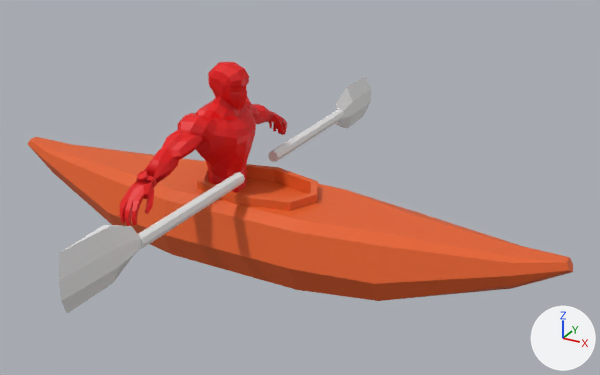
The FBX model Assets/Assets/kayak.fbx as it was, and as the next commit left it.
Rendered twice from a camera (50 mm lens) standing at (2.57, -4.11, 2.65) and looking at (0.25, 0.11, 0.54). The axes (+X, +Y, +Z) are drawn at lower right. The lights are the same throughout. Where no turn or scale is listed for an object, it has been applied to the vertices.

Objects in the first picture: 'Char', 'Kayak', 'PaddleLeft', 'PaddleRight'.
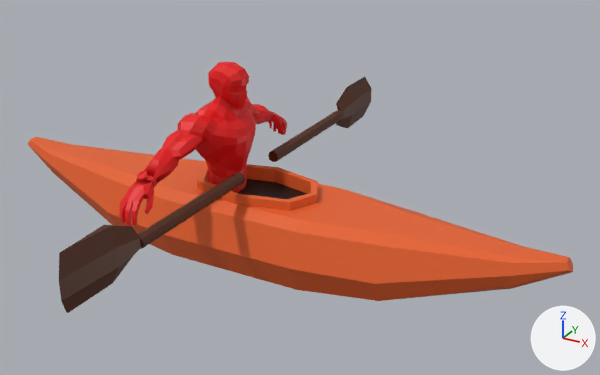
Boxes [x1, y1, x2, y2] around the edits, measured in the pictures (600 x 375 px):
```json
{"object": "PaddleRight", "change": "recoloured", "before": [59, 172, 245, 313], "after": [59, 172, 245, 313], "on screen": "grey to brown"}
{"object": "PaddleLeft", "change": "recoloured", "before": [268, 77, 371, 162], "after": [268, 77, 371, 162], "on screen": "grey to brown"}
{"part": 1, "of": "me_kayak", "change": "recoloured", "before": [237, 179, 307, 199], "after": [237, 179, 307, 199], "on screen": "orange to black"}
```

Scene script edits in JSON lines:
```json
{"op": "add", "block": "mat_material_002", "code": ["mat_material_002 = principled_material('Material.002')", "mat_material_002.base_color = (0.0, 0.0, 0.0)  # black #000000"]}
{"op": "add", "block": "mat_material_003", "code": ["mat_material_003 = principled_material('Material.003')", "mat_material_003.base_color = (0.0835, 0.0167, 0.000826)  # brown #522303"]}
{"block": "me_paddle", "where": "me_paddle.from_pydata(...)  # 33 vertices, 27 faces; spans x -0.05..0.04, y -1.53..0.0, z -0.16..0.17"}
{"op": "add", "block": "me_paddle", "code": "me_paddle.materials.append(mat_material_003)  # brown #522303"}
{"block": "me_paddle_001", "where": "me_paddle_001.from_pydata(...)  # 33 vertices, 27 faces; spans x -0.05..0.04, y 0.0..1.53, z -0.17..0.16"}
{"op": "add", "block": "me_paddle_001", "code": "me_paddle_001.materials.append(mat_material_003)  # brown #522303"}
{"block": "me_kayak", "where": "me_kayak.from_pydata(...)  # 154 vertices, 149 faces; spans x -1.97..1.97, y -0.4..0.4, z 0.0..0.58"}
{"block": "me_kayak", "where": "# used by ob_kayak; location = (0.0, 0.0, 0.0)"}
{"block": "me_kayak", "change": "me_kayak part 1: all 4 faces centred in x -0.17..0.17, y -0.09..0.09, z 0.49 switch from mat_material_001 (orange #e76128) to mat_material_002 (black #000000)"}
```
